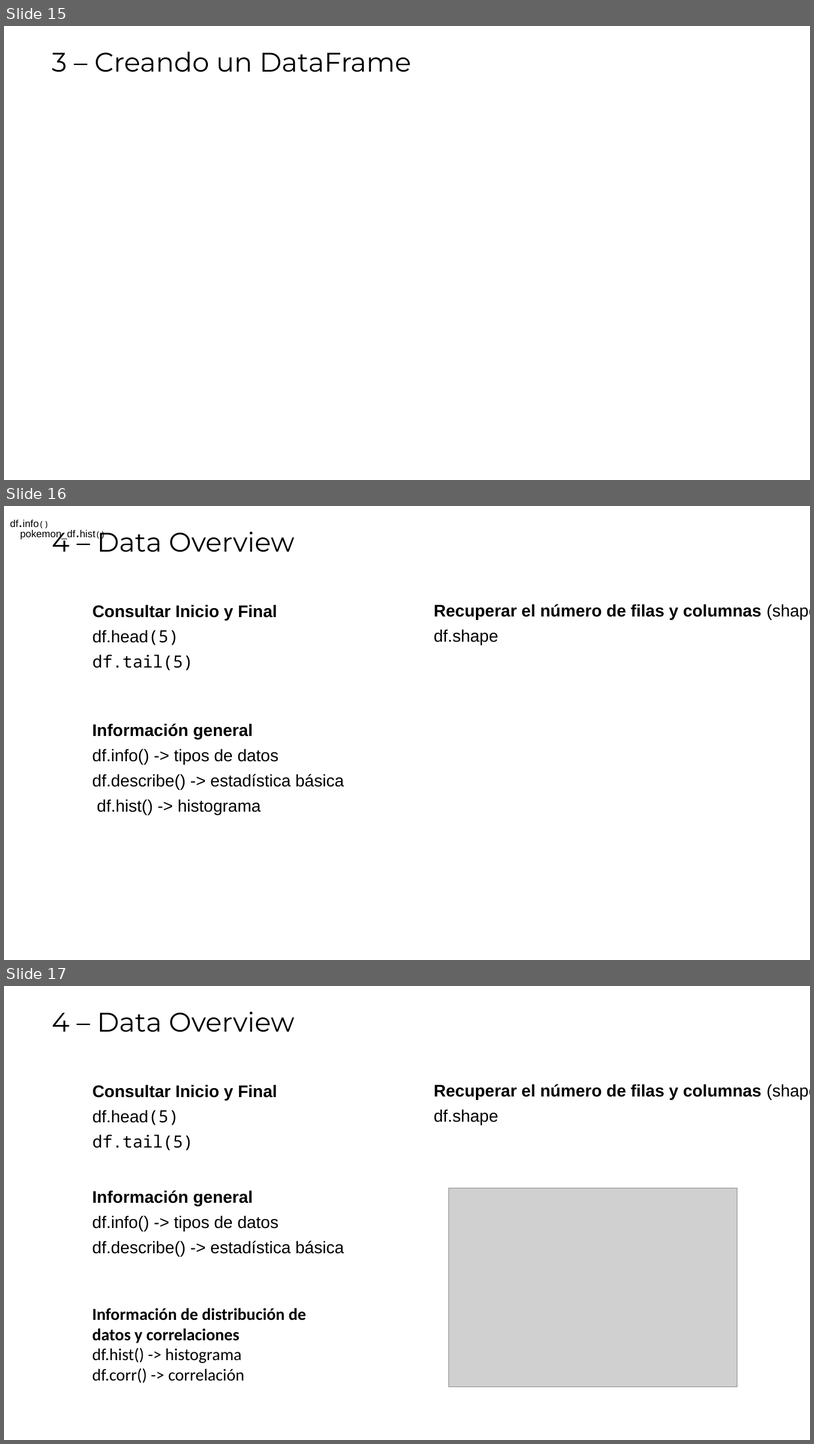
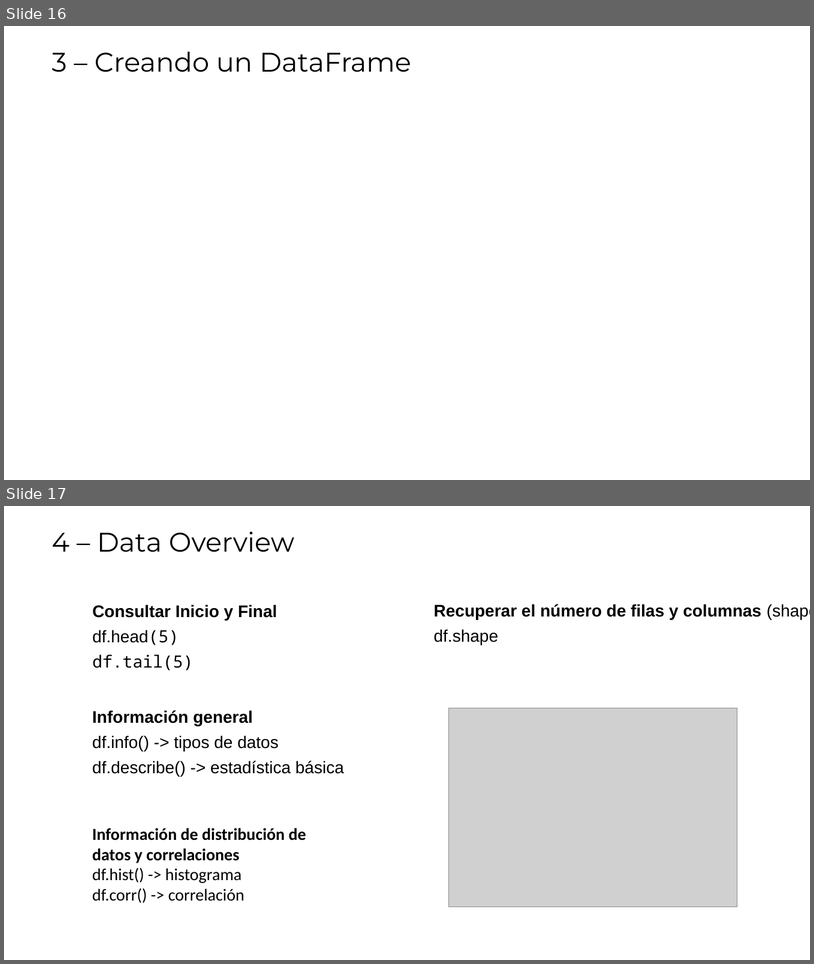
Before and after one commit to domgarvir/taller_python_data, a slide deck: Resources/Python_AEET.pptx. Shown one above the other, each under a label of ours: slides 15, 16 and 17 before the commit, slides 16 and 17 after it. The pictures are 814x1444 and 814x964 pixels, drawn with LibreOffice and Linux fonts; fonts in the diff are those of the drawing; grey boxes stand for pictures. Boxes give left, top, right and bottom in pixels: in the first picture for what was removed or moved away, otherwise in the second. Text is boxed around its words. In the diff, an @@ line names an element or a change of style, - is before the commit and + after.

```diff
--- a/Resources/Python_AEET.pptx
+++ b/Resources/Python_AEET.pptx
@@ slide 16 removed at bbox=[4, 506, 810, 960], background #FFFFFF @@
@@ text removed at bbox=[10, 520, 39, 527] @@
-df.info()
@@ text removed at bbox=[20, 530, 95, 540] @@
-pokemon_df.hist()
@@ text removed at bbox=[52, 531, 294, 552] @@
-4 – Data Overview
@@ text removed at bbox=[92, 604, 277, 670] @@
-Consultar Inicio y Final
-df.head(5)
-df.tail(5)
@@ text removed at bbox=[434, 604, 810, 645] @@
-Recuperar el número de filas y columnas (shape)
-df.shape
@@ text removed at bbox=[92, 723, 344, 814] @@
-Información general
-df.info() -> tipos de datos
-df.describe() -> estadística básica
-df.hist() -> histograma
@@ what was slide 15 is now slide 16 @@
```
Also in this commit, not shown: 3 slides changed, 1 slide added, 3 other files.
